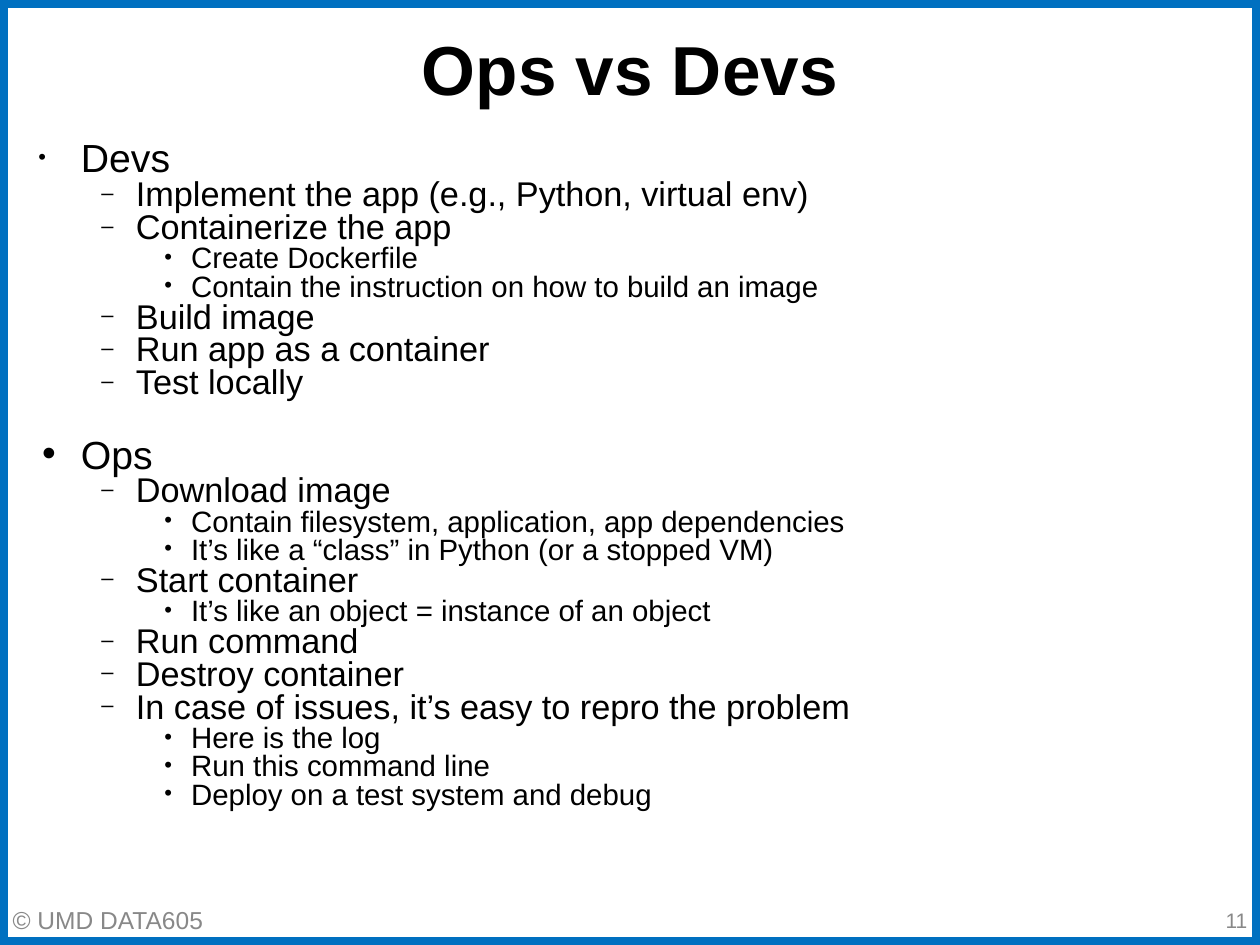
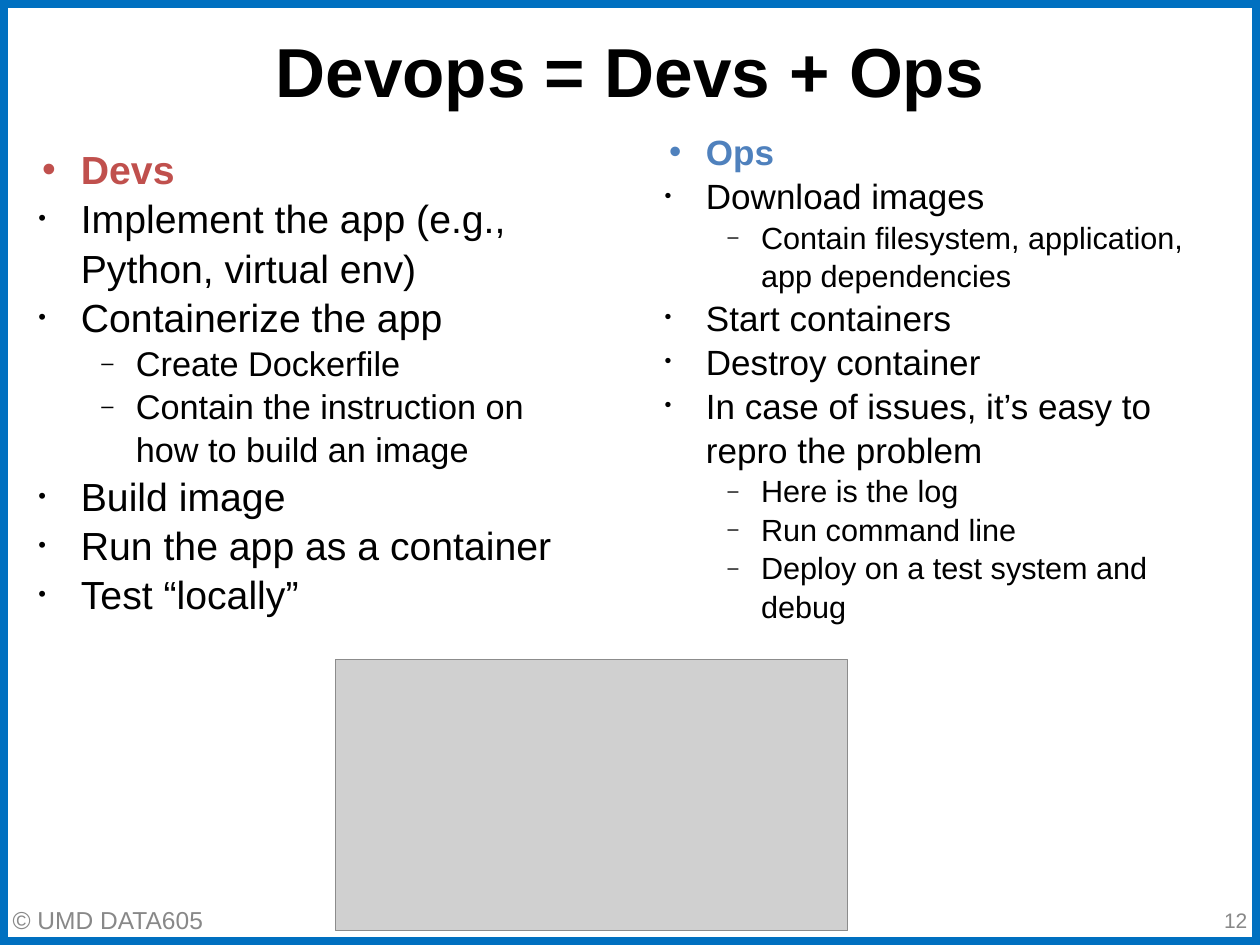
Before and after one commit to gpsaggese/umd_data605, a slide deck: slide 12 of lectures/02.2 - Docker DevOps.pptx (slide 11 before the commit). Drawn at 1260x945 pixels with LibreOffice and Linux fonts; fonts in the diff are those of the drawing; grey boxes stand for pictures. Boxes give left, top, right and bottom in pixels: in the first picture for what was removed or moved away, otherwise in the second. Text is boxed around its words. In the diff, an @@ line names an element or a change of style, - is before the commit and + after.

Commit message:
Improve lectures

```diff
--- a/lectures/02.2 - Docker DevOps.pptx
+++ b/lectures/02.2 - Docker DevOps.pptx
@@ title at [276,48,984,109]: text changed @@
-Ops vs Devs
+Devops = Devs + Ops
@@ text at [81,145,818,401]: paragraphs removed @@
-• Devs
-  – Implement the app (e.g., Python, virtual env)
-  – Containerize the app
-    • Create Dockerfile
-    • Contain the instruction on how to build an image
-  – Build image
-  – Run app as a container
-  – Test locally
@@ text "Ops": place and size @@
-text "Ops" at [81,145,850,810]
+text "Ops" at [706,140,1183,624]
@@ text at [706,140,1183,624]: size 22.4 to 20 pt, text colour #000000 to #4F81BD, bold on in "Ops"; size 16.8 to 17.5 pt in "Contain filesystem, application, app dependencies", "Here is the log", "Deploy on a test system and debug"; size 19.6 to 20 pt in "Destroy container", "In case of issues, it’s easy to ..."; indent changed; line spacing 0.8 to 1.05; bullet colour #000000 to #4F81BD; bullet • to –; list level 3 to 2 in "Contain filesystem, application, app dependencies"; bullet – to •; list level 2 to 1 in "Destroy container"; list level 2 to 1 in "In case of issues, it’s ..."; list level 3 to 2 in "Here is the log"; list level 3 to 2 in "Deploy on a test system ..." @@
@@ text added at [81,157,551,617], 22.4 pt, text #000000 @@
+• Devs
+• Implement the app (e.g., Python, virtual env)
+• Containerize the app
+  – Create Dockerfile
+  – Contain the instruction on how to build an image
+• Build image
+• Run the app as a container
+• Test “locally”
@@ text at [706,183,984,216]: text changed; size 19.6 to 20 pt @@
-  – Download image
+• Download images
@@ text at [706,305,952,332]: text changed; size 16.8 to 20 pt @@
-    • It’s like a “class” in Python (or a stopped VM)
-  – Start container
-    • It’s like an object = instance of an object
-  – Run command
+• Start containers
@@ text at [761,518,1017,542]: text changed; size 16.8 to 17.5 pt @@
-    • Run this command line
+  – Run command line
@@ picture added at [335,659,848,930] @@
@@ page number at [1224,913,1247,928]: text changed @@
-11
+12
```
Also in this commit, not shown: 20 other slides changed, 2 slides added, 3 slides removed, 3 other files.
